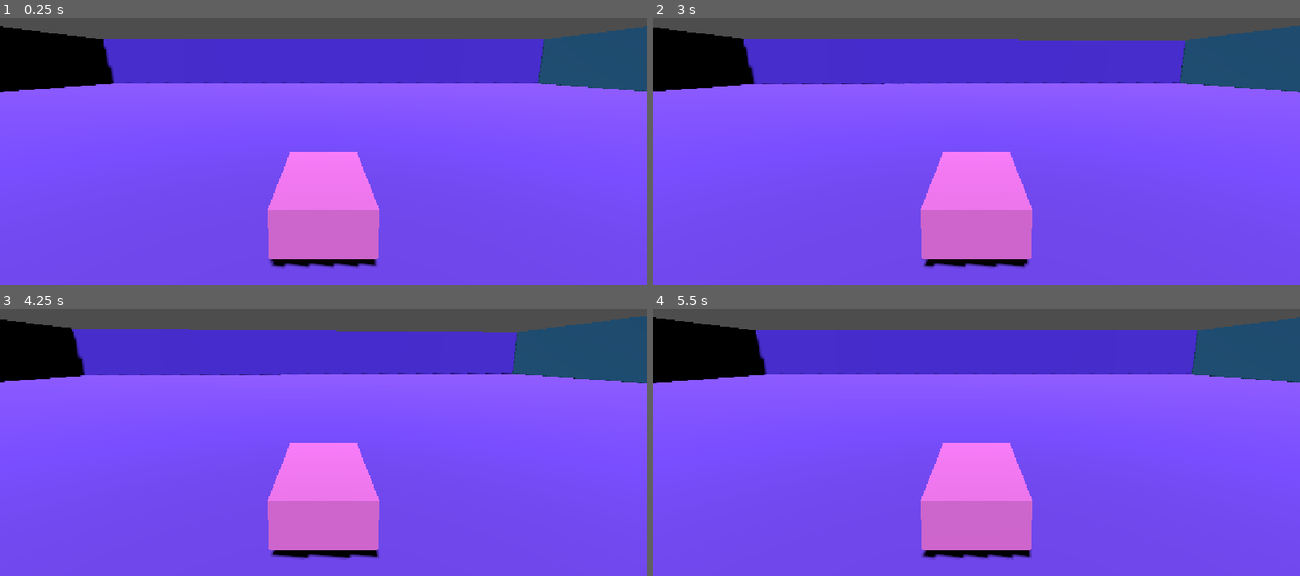
Above: before the commit, frames 1-4 (two rows, left to right).
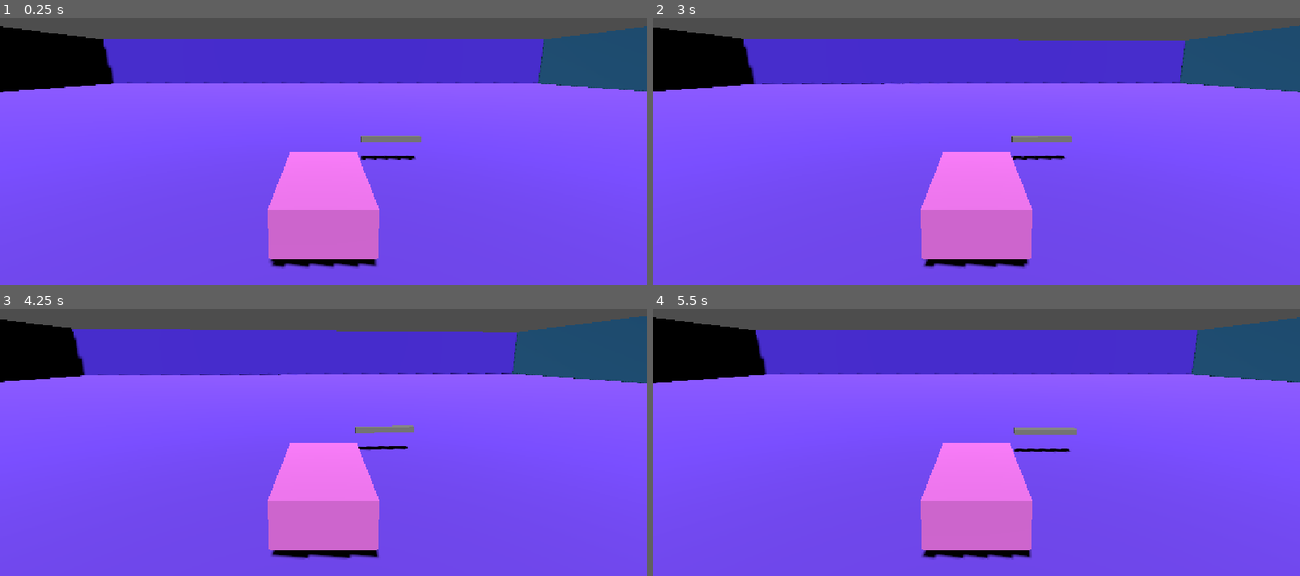
Above: after the commit, the same moments.

Repository: alchengan/cig-lighter
Game: Godot game, scene res://match_test.tscn
Two runs of this game, one before a commit and one after it. Both use one fixed random seed, a clock stepped at 60 frames per second and the inputs below. Before the commit the project starts from res://main.tscn.
Inputs:
- Up to frame 1 (0.25 s): no input
- Up to frame 2 (3 s): tap Enter at 0.5, 2 s; hold D (turn_right) 0.53-1.28 s; tap Space (drift) at 0.6, 1.25, 2.1, 2.75 s; hold , (brake) 1.28-2.03 s; tap . (gas) at 1.35, 2.85 s; hold D (turn_right) from 2.03 s (still down)
- Up to frame 3 (4.25 s): tap Enter at 3.5 s; release D (turn_right) at 3.53 s; hold A (turn_left) from 3.53 s (still down); tap Space (drift) at 3.6 s
- Up to frame 4 (5.5 s): tap Space (drift) at 4.25, 5.1 s; tap . (gas) at 4.35 s; release A (turn_left) at 5.03 s; hold , (brake) from 5.03 s (still down)

The runs differ from the first frame. In frame 1, 0.4% of the frame differs, in the area x 55-66%, y 44-54%; in frame 2, 0.4%; in frame 3, 0.3%; in frame 4, 0.4%, in the area x 55-66%, y 44-55%.

Commit message:
added match striking

Diff:
--- a/car.tscn
+++ b/car.tscn
@@ -1,6 +1,7 @@
 [gd_scene format=3 uid="uid://bon0bkbwo01g5"]
 
 [ext_resource type="Script" uid="uid://k72utl3byo33" path="res://car.gd" id="1_7822p"]
+[ext_resource type="Script" uid="uid://dnjwpindhurpo" path="res://striker.gd" id="2_uoj53"]
 
 [sub_resource type="StandardMaterial3D" id="StandardMaterial3D_o66vy"]
 albedo_color = Color(1, 0.4862745, 1, 1)
@@ -11,6 +12,9 @@
 size = Vector3(2, 1.0019531, 3)
 
 [sub_resource type="SphereShape3D" id="SphereShape3D_galnl"]
+
+[sub_resource type="BoxShape3D" id="BoxShape3D_u2ch8"]
+size = Vector3(2, 1, 0.2)
 
 [node name="Car" type="RigidBody3D" unique_id=94223461]
 mass = 1500.0
@@ -38,3 +42,11 @@
 
 [node name="Camera3D" type="Camera3D" parent="CameraPivot/SpringArm3D" unique_id=1086042048]
 transform = Transform3D(1, 0, 0, 0, 1, 0, 0, 0, 1, 0, 0, 5)
+
+[node name="Striker" type="Area3D" parent="." unique_id=1632172407 node_paths=PackedStringArray("car")]
+script = ExtResource("2_uoj53")
+car = NodePath("..")
+
+[node name="CollisionShape3D" type="CollisionShape3D" parent="Striker" unique_id=381130823]
+transform = Transform3D(1, 0, 0, 0, 1, 0, 0, 0, 1, 0, 0.525, -1.5)
+shape = SubResource("BoxShape3D_u2ch8")
--- /dev/null
+++ b/match.gd
@@ -0,0 +1,26 @@
+extends RigidBody3D
+
+@onready var match_head := $Head
+
+var is_lit := false
+
+# Called when the node enters the scene tree for the first time.
+func _ready() -> void:
+	match_head.area_entered.connect(_on_match_head_area_entered)
+
+func _on_match_head_area_entered(area: Area3D) -> void:
+	if is_lit:
+		return
+
+	if area is Striker:
+		if area.get_strike_velocity().length() >= area.min_strike_speed:
+			ignite()
+
+
+func ignite() -> void:
+	if is_lit:
+		return
+
+	is_lit = true
+
+	print("Match ignited")
--- /dev/null
+++ b/match.tscn
@@ -0,0 +1,28 @@
+[gd_scene format=3 uid="uid://ck1bugsg77tfu"]
+
+[ext_resource type="Script" uid="uid://t4sfjr6a3ov7" path="res://match.gd" id="1_7y1jj"]
+
+[sub_resource type="BoxMesh" id="BoxMesh_u2ch8"]
+size = Vector3(2.25, 0.2, 0.2)
+
+[sub_resource type="BoxShape3D" id="BoxShape3D_gbv76"]
+size = Vector3(2.25, 0.2, 0.2)
+
+[sub_resource type="BoxShape3D" id="BoxShape3D_u2ch8"]
+size = Vector3(0.4, 0.3, 0.3)
+
+[node name="Match" type="RigidBody3D" unique_id=1972445050]
+freeze = true
+script = ExtResource("1_7y1jj")
+
+[node name="MeshInstance3D" type="MeshInstance3D" parent="." unique_id=670665132]
+mesh = SubResource("BoxMesh_u2ch8")
+
+[node name="CollisionShape3D" type="CollisionShape3D" parent="." unique_id=458369593]
+shape = SubResource("BoxShape3D_gbv76")
+
+[node name="Head" type="Area3D" parent="." unique_id=1231300885]
+
+[node name="CollisionShape3D" type="CollisionShape3D" parent="Head" unique_id=1860856173]
+transform = Transform3D(1, 0, 0, 0, 1, 0, 0, 0, 1, 1.225, 0, 0)
+shape = SubResource("BoxShape3D_u2ch8")
--- /dev/null
+++ b/match_test.tscn
@@ -0,0 +1,97 @@
+[gd_scene format=3 uid="uid://brw23fphk5q2"]
+
+[ext_resource type="PackedScene" uid="uid://bon0bkbwo01g5" path="res://car.tscn" id="1_1cbrp"]
+[ext_resource type="PackedScene" uid="uid://ck1bugsg77tfu" path="res://match.tscn" id="2_83j1l"]
+
+[sub_resource type="StandardMaterial3D" id="StandardMaterial3D_7dm0k"]
+albedo_color = Color(0.4627451, 0.2784314, 1, 1)
+
+[sub_resource type="PlaneMesh" id="PlaneMesh_galnl"]
+
+[sub_resource type="BoxShape3D" id="BoxShape3D_galnl"]
+size = Vector3(2.0013046, 0.026763916, 2.0031738)
+
+[sub_resource type="BoxMesh" id="BoxMesh_fhr6u"]
+
+[sub_resource type="StandardMaterial3D" id="StandardMaterial3D_ic460"]
+albedo_color = Color(0.33333334, 0.19215687, 1, 1)
+
+[sub_resource type="BoxShape3D" id="BoxShape3D_o66vy"]
+size = Vector3(100, 10, 1)
+
+[sub_resource type="StandardMaterial3D" id="StandardMaterial3D_3ojeb"]
+albedo_color = Color(0.18431373, 0.101960786, 1, 1)
+
+[sub_resource type="StandardMaterial3D" id="StandardMaterial3D_t4vij"]
+albedo_color = Color(0.7921569, 0.12156863, 1, 1)
+
+[sub_resource type="StandardMaterial3D" id="StandardMaterial3D_11b2j"]
+albedo_color = Color(0.2901961, 0.69411767, 1, 1)
+
+[node name="Main" type="Node3D" unique_id=2064073299]
+
+[node name="DirectionalLight3D" type="DirectionalLight3D" parent="." unique_id=1324630724]
+transform = Transform3D(-0.9851093, -0.13802767, 0.10250839, 0, 0.59622484, 0.80281746, -0.17192908, 0.790863, -0.5873467, 0, 0, 0)
+shadow_enabled = true
+
+[node name="WallsFloor" type="Node" parent="." unique_id=333511207]
+
+[node name="Floor" type="StaticBody3D" parent="WallsFloor" unique_id=1075317114]
+transform = Transform3D(50, 0, 0, 0, 50, 0, 0, 0, 50, 0, 0, 0)
+
+[node name="MeshInstance3D" type="MeshInstance3D" parent="WallsFloor/Floor" unique_id=333834283]
+material_override = SubResource("StandardMaterial3D_7dm0k")
+mesh = SubResource("PlaneMesh_galnl")
+
+[node name="CollisionShape3D" type="CollisionShape3D" parent="WallsFloor/Floor" unique_id=1534824439]
+transform = Transform3D(1, 0, 0, 0, 1, 0, 0, 0, 1, -0.0005455017, -0.009994507, 0.0008544922)
+shape = SubResource("BoxShape3D_galnl")
+
+[node name="Wall" type="StaticBody3D" parent="WallsFloor" unique_id=2008469633]
+transform = Transform3D(1, 0, 0, 0, 1, 0, 0, 0, 1, 0, 5, 50.5)
+
+[node name="MeshInstance3D" type="MeshInstance3D" parent="WallsFloor/Wall" unique_id=403641282]
+transform = Transform3D(100, 0, 0, 0, 10, 0, 0, 0, 1, 0, 0, 0)
+mesh = SubResource("BoxMesh_fhr6u")
+surface_material_override/0 = SubResource("StandardMaterial3D_ic460")
+
+[node name="CollisionShape3D" type="CollisionShape3D" parent="WallsFloor/Wall" unique_id=1807400043]
+shape = SubResource("BoxShape3D_o66vy")
+
+[node name="Wall2" type="StaticBody3D" parent="WallsFloor" unique_id=235178886]
+transform = Transform3D(1, 0, 0, 0, 1, 0, 0, 0, 1, 0, 5, -50.5)
+
+[node name="MeshInstance3D" type="MeshInstance3D" parent="WallsFloor/Wall2" unique_id=269701346]
+transform = Transform3D(100, 0, 0, 0, 10, 0, 0, 0, 1, 0, 0, 0)
+mesh = SubResource("BoxMesh_fhr6u")
+surface_material_override/0 = SubResource("StandardMaterial3D_3ojeb")
+
+[node name="CollisionShape3D" type="CollisionShape3D" parent="WallsFloor/Wall2" unique_id=317204108]
+shape = SubResource("BoxShape3D_o66vy")
+
+[node name="Wall3" type="StaticBody3D" parent="WallsFloor" unique_id=337219085]
+transform = Transform3D(-4.371139e-08, 0, -1, 0, 1, 0, 1, 0, -4.371139e-08, 50.5, 5, 0)
+
+[node name="MeshInstance3D" type="MeshInstance3D" parent="WallsFloor/Wall3" unique_id=1451026025]
+transform = Transform3D(100, 0, 0, 0, 10, 0, 0, 0, 1, 0, 0, 0)
+mesh = SubResource("BoxMesh_fhr6u")
+surface_material_override/0 = SubResource("StandardMaterial3D_t4vij")
+
+[node name="CollisionShape3D" type="CollisionShape3D" parent="WallsFloor/Wall3" unique_id=173271296]
+shape = SubResource("BoxShape3D_o66vy")
+
+[node name="Wall4" type="StaticBody3D" parent="WallsFloor" unique_id=406716741]
+transform = Transform3D(-4.371139e-08, 0, -1, 0, 1, 0, 1, 0, -4.371139e-08, -50.5, 5, 0)
+
+[node name="MeshInstance3D" type="MeshInstance3D" parent="WallsFloor/Wall4" unique_id=2075466512]
+transform = Transform3D(100, 0, 0, 0, 10, 0, 0, 0, 1, 0, 0, 0)
+mesh = SubResource("BoxMesh_fhr6u")
+surface_material_override/0 = SubResource("StandardMaterial3D_11b2j")
+
+[node name="CollisionShape3D" type="CollisionShape3D" parent="WallsFloor/Wall4" unique_id=1444682624]
+shape = SubResource("BoxShape3D_o66vy")
+
+[node name="Car" parent="." unique_id=94223461 instance=ExtResource("1_1cbrp")]
+
+[node name="Match" parent="." unique_id=1972445050 instance=ExtResource("2_83j1l")]
+transform = Transform3D(1, 0, 0, 0, 1, 0, 0, 0, 1, -2.5439448, 1, 3.2689013)
--- a/project.godot
+++ b/project.godot
@@ -11,7 +11,7 @@
 [application]
 
 config/name="cig lighter"
-run/main_scene="uid://ddirms21x1tan"
+run/main_scene="uid://brw23fphk5q2"
 config/features=PackedStringArray("4.7", "Forward Plus")
 config/icon="res://icon.svg"
 
--- /dev/null
+++ b/striker.gd
@@ -0,0 +1,13 @@
+class_name Striker
+extends Area3D
+
+@export var min_strike_speed := 30.0 # m/s
+@export var car: RigidBody3D
+
+func get_strike_velocity() -> Vector3:
+	if car == null:
+		return Vector3.ZERO
+
+	var offset := global_position - car.global_position
+
+	return car.linear_velocity + car.angular_velocity.cross(offset)
Not shown, added: match.gd.uid
Not shown, added: striker.gd.uid
